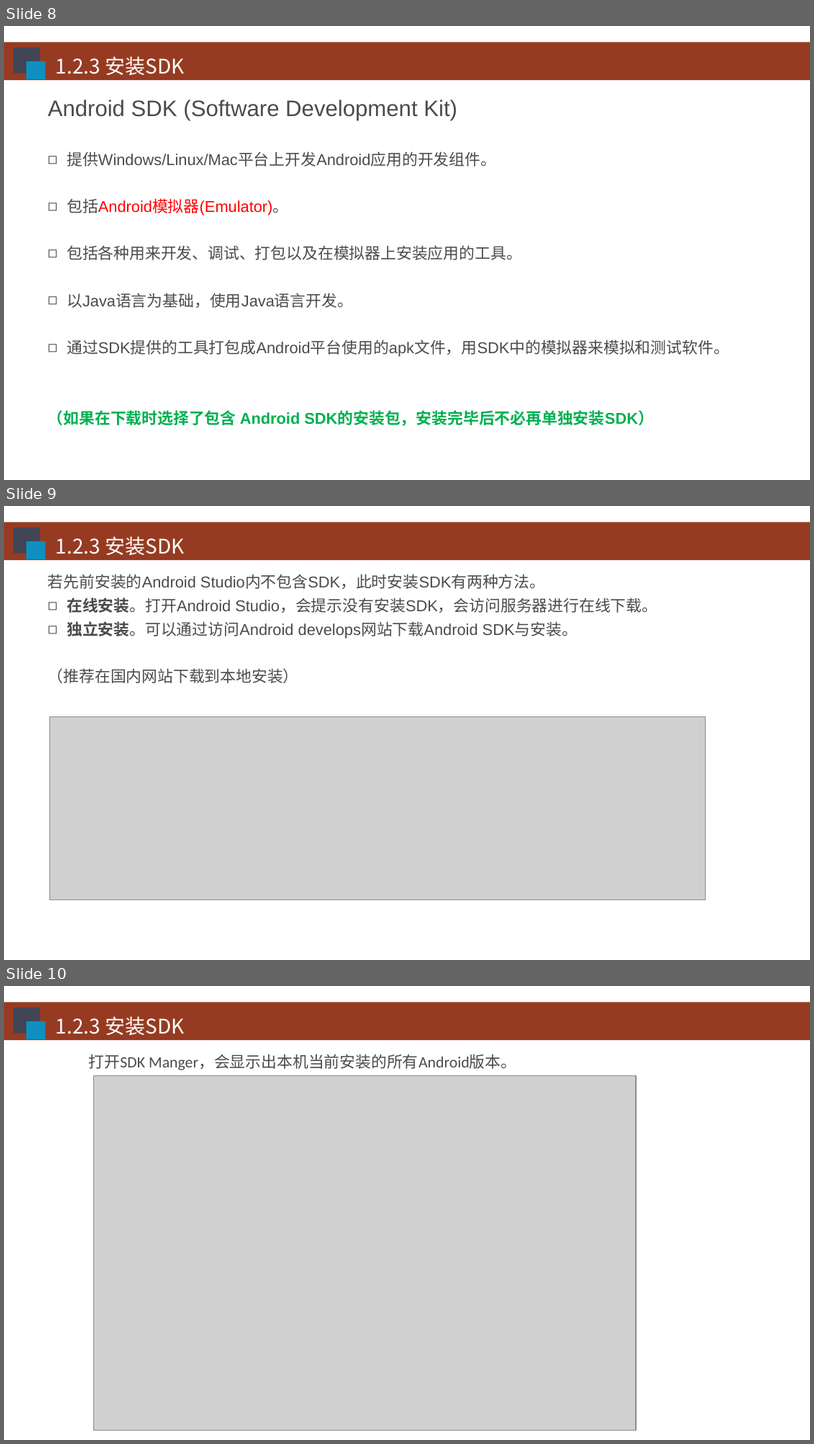
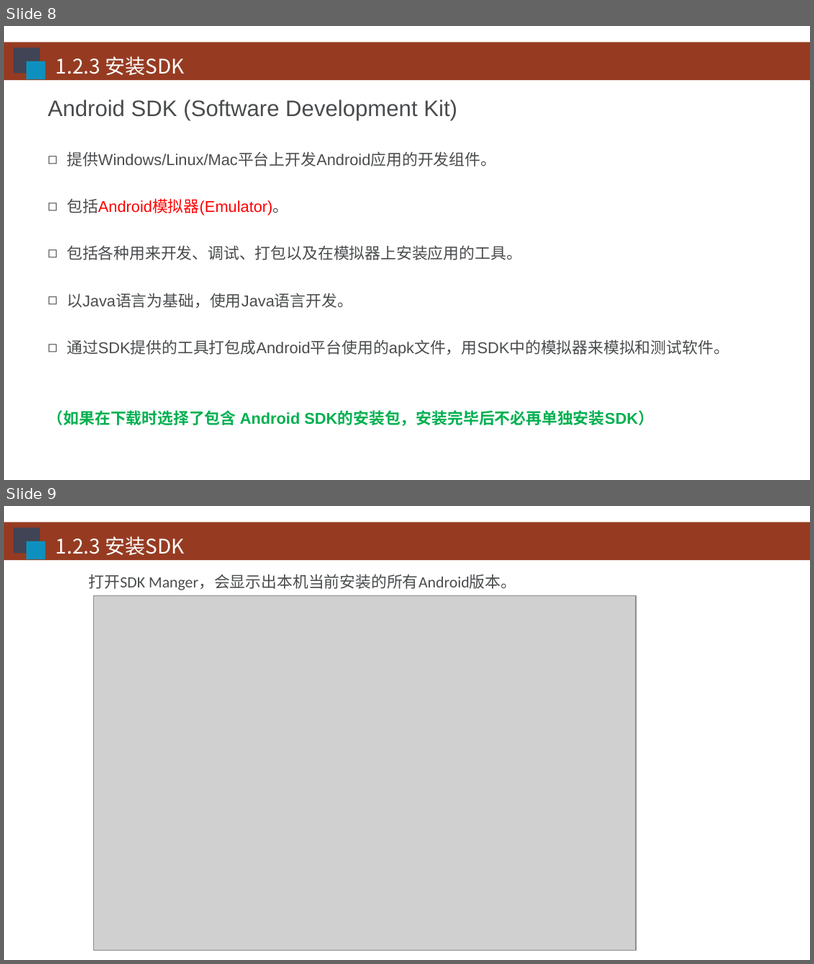
Before and after one commit to HBU/Android-PPT, a slide deck: 01.0 -- 配置环境 -- 第01章.ppt. Shown one above the other, each under a label of ours: slides 8, 9 and 10 before the commit, slides 8 and 9 after it. The pictures are 814x1444 and 814x964 pixels, drawn with LibreOffice and Linux fonts; fonts in the diff are those of the drawing; grey boxes stand for pictures; background and template pictures are left out. Boxes give left, top, right and bottom in pixels: in the first picture for what was removed or moved away, otherwise in the second. Text is boxed around its words. In the diff, an @@ line names an element or a change of style, - is before the commit and + after.

```diff
--- a/01.0 -- 配置环境 -- 第01章.ppt
+++ b/01.0 -- 配置环境 -- 第01章.ppt
@@ slide 9 removed at (x1=4, y1=506, x2=810, y2=960), background #FFFFFF; not listed: 1 template element that a slide beside it also shows @@
@@ rectangle removed at (x1=13, y1=528, x2=40, y2=554) @@
@@ rectangle removed at (x1=26, y1=541, x2=45, y2=560) @@
@@ text removed at (x1=56, y1=536, x2=184, y2=555) @@
-1.2.3 安装SDK
@@ text removed at (x1=48, y1=574, x2=658, y2=683) @@
-若先前安装的Android Studio内不包含SDK，此时安装SDK有两种方法。
-◻ 在线安装。打开Android Studio，会提示没有安装SDK，会访问服务器进行在线下载。
-◻ 独立安装。可以通过访问Android develops网站下载Android SDK与安装。
-（推荐在国内网站下载到本地安装）
@@ picture removed at (x1=50, y1=716, x2=705, y2=900) @@
@@ what was slide 10 is now slide 9 @@
```
Also in this commit, not shown: 4 slides changed, 2 slides added, 2 other slides removed, 1 other file.
